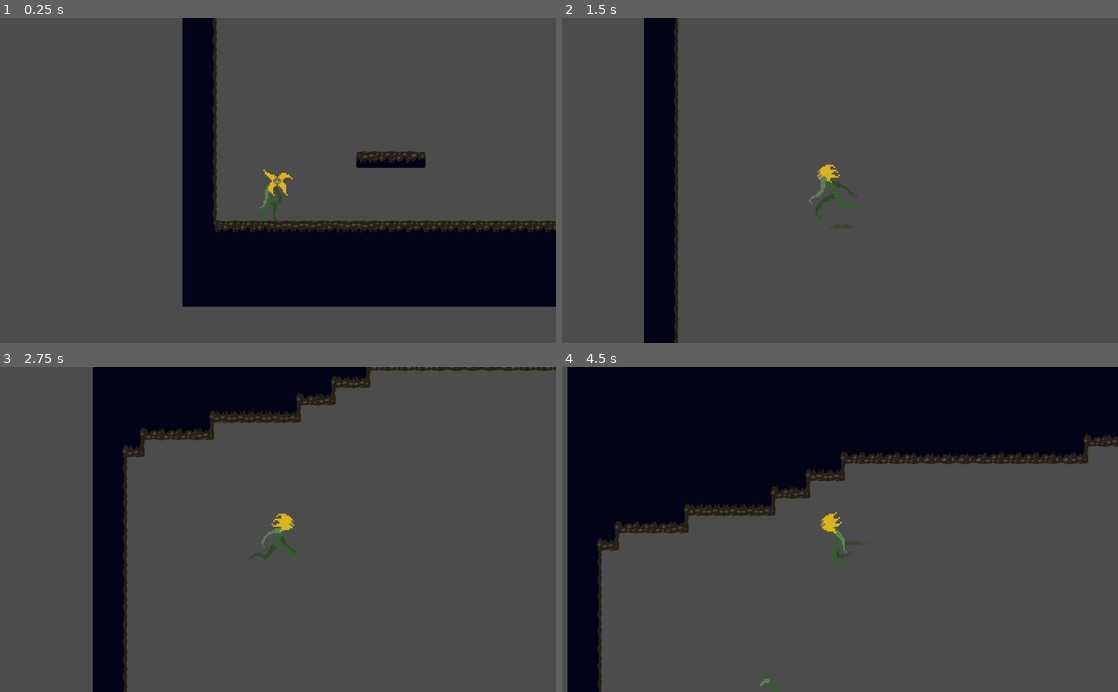
Above: before the commit, frames 1-4 (two rows, left to right).
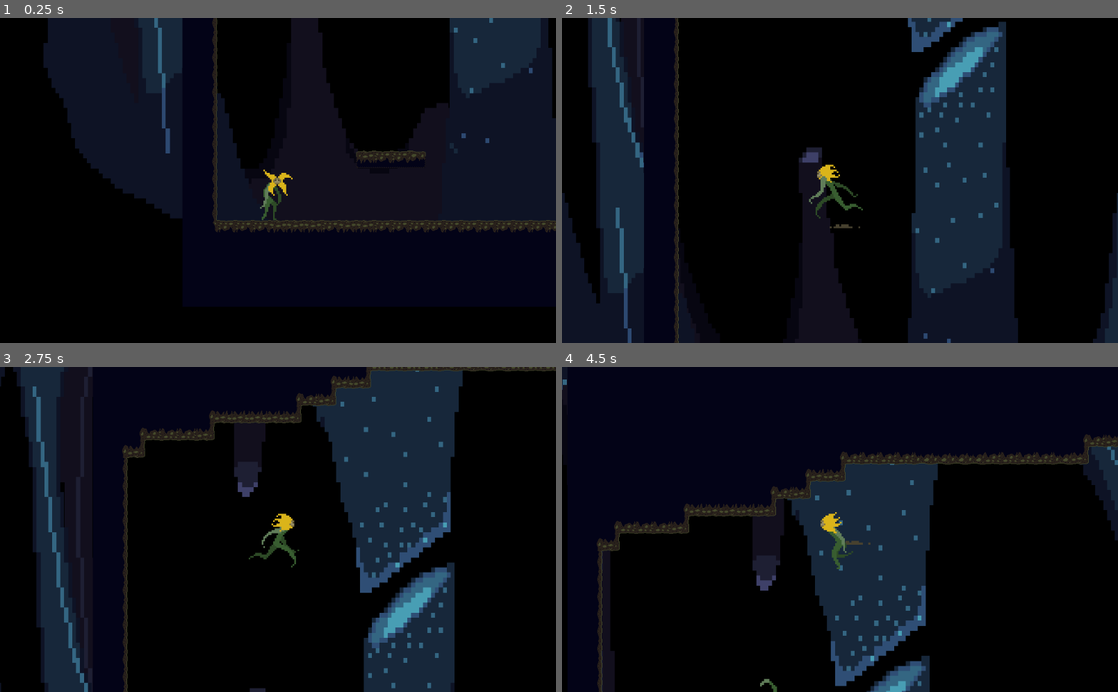
Above: after the commit, the same moments.

Repository: SpencerClark5/Bloom
Game: Godot game, scene res://Scenes/Game.tscn
Two runs of this game, one before a commit and one after it. Both use one fixed random seed, a clock stepped at 60 frames per second and the inputs below.
Inputs:
- Up to frame 1 (0.25 s): no input
- Up to frame 2 (1.5 s): tap Enter at 0.5 s; hold D (Right) 0.53-1.28 s; tap Space (Jump) at 0.6, 0.77, 1.07 s; hold A (Left) from 1.28 s (still down); tap P (Plant) at 1.35 s
- Up to frame 3 (2.75 s): tap Space (Jump) at 1.52, 1.55, 1.82, 2.1 s; release A (Left) at 2.03 s; hold D (Right) from 2.03 s (still down)
- Up to frame 4 (4.5 s): tap P (Plant) at 2.85, 4.35 s; tap Space (Jump) at 3.02, 3.05, 3.32, 3.6, 3.77, 4.07 s; release D (Right) at 3.53 s; hold A (Left) from 3.53 s (still down)

The runs differ from the first frame. In frame 1, 77% of the frame differs, in the area x 0-100%, y 0-100%; in frame 2, 93%; in frame 3, 86%; in frame 4, 59%.

Commit message:
Added parallaxing and fixed some issues with idle

Diff:
--- a/BloomGame/Scenes/Game.tscn
+++ b/BloomGame/Scenes/Game.tscn
@@ -1,9 +1,13 @@
-[gd_scene load_steps=5 format=2]
+[gd_scene load_steps=9 format=2]
 
 [ext_resource path="res://Scripts/GameScript.gd" type="Script" id=1]
 [ext_resource path="res://Art/bloom_background_1 (1).png" type="Texture" id=2]
 [ext_resource path="res://Scenes/Floor_Dirt.tres" type="TileSet" id=3]
 [ext_resource path="res://Scenes/Flora.tscn" type="PackedScene" id=4]
+[ext_resource path="res://Art/Level Art/bloom_bg_layer_1.png" type="Texture" id=5]
+[ext_resource path="res://Art/Level Art/bloom_bg_layer_3.png" type="Texture" id=6]
+[ext_resource path="res://Art/Level Art/bloom_bg_layer_4.png" type="Texture" id=7]
+[ext_resource path="res://Art/Level Art/bloom_bg_layer_2.png" type="Texture" id=8]
 
 [node name="Game" type="Node2D"]
 script = ExtResource( 1 )
@@ -11,16 +15,38 @@
 [node name="ParallaxBackground" type="ParallaxBackground" parent="."]
 
 [node name="ParallaxLayer" type="ParallaxLayer" parent="ParallaxBackground"]
+motion_scale = Vector2( 0, 1 )
+motion_mirroring = Vector2( 1800, 0 )
 
 [node name="Sprite" type="Sprite" parent="ParallaxBackground/ParallaxLayer"]
+position = Vector2( 73, -463 )
+scale = Vector2( 7.264, 10.631 )
+texture = ExtResource( 7 )
 
 [node name="ParallaxLayer2" type="ParallaxLayer" parent="ParallaxBackground"]
+motion_scale = Vector2( 0.5, 1 )
+motion_mirroring = Vector2( 1800, 0 )
 
 [node name="Sprite" type="Sprite" parent="ParallaxBackground/ParallaxLayer2"]
+position = Vector2( -37, -519 )
+scale = Vector2( 7.264, 9.27273 )
+texture = ExtResource( 8 )
+
+[node name="ParallaxLayer4" type="ParallaxLayer" parent="ParallaxBackground"]
+motion_mirroring = Vector2( 1800, 0 )
+
+[node name="Sprite" type="Sprite" parent="ParallaxBackground/ParallaxLayer4"]
+position = Vector2( -37, -519 )
+scale = Vector2( 7.264, 9.27273 )
+texture = ExtResource( 6 )
 
 [node name="ParallaxLayer3" type="ParallaxLayer" parent="ParallaxBackground"]
+motion_mirroring = Vector2( 1800, 0 )
 
 [node name="Sprite" type="Sprite" parent="ParallaxBackground/ParallaxLayer3"]
+position = Vector2( -37, -519 )
+scale = Vector2( 7.264, 9.27273 )
+texture = ExtResource( 5 )
 
 [node name="Background" type="Sprite" parent="."]
 visible = false
--- a/BloomGame/Scenes/Movement.gd
+++ b/BloomGame/Scenes/Movement.gd
@@ -30,6 +30,8 @@
 		_animated_sprite_Jump.visible = false
 
 		_animated_sprite_Idle.stop()
+		_animated_sprite_Idle.frame = 0
+		time_elapsed = 0
 
 		_animated_sprite_Body.play("TorsoRunAnim")
 		_animated_sprite_Body.flip_h = false
@@ -57,7 +59,10 @@
 		_animated_sprite_RightArm.visible = true
 		_animated_sprite_RightLeg.visible = true
 		_animated_sprite_Jump.visible = false
+
 		_animated_sprite_Idle.stop()
+		_animated_sprite_Idle.frame = 0
+		time_elapsed = 0
 
 		_animated_sprite_Body.play("TorsoRunAnim")
 		_animated_sprite_Body.flip_h = true
@@ -83,11 +88,14 @@
 		_animated_sprite_RightArm.visible = false
 		_animated_sprite_RightLeg.visible = false
 
+		_animated_sprite_Idle.stop()
+		_animated_sprite_Idle.frame = 0
+		time_elapsed = 0
+
 		_animated_sprite_Jump.visible = true
 		_animated_sprite_Jump.play("NewJump")
 #		velocity.y = JUMP
 	else:
-#		while(time_elapsed != 5.0):
 			_animated_sprite_Idle.visible = true
 			_animated_sprite_Body.visible = false
 			_animated_sprite_LeftArm.visible = false
Binary file added: BloomGame/Art/Level Art/bloom_bg_layer_1.png
Not shown, added: BloomGame/Art/Level Art/bloom_bg_layer_1.png.import
Binary file added: BloomGame/Art/Level Art/bloom_bg_layer_2.png
Not shown, added: BloomGame/Art/Level Art/bloom_bg_layer_2.png.import
Binary file added: BloomGame/Art/Level Art/bloom_bg_layer_3.png
Not shown, added: BloomGame/Art/Level Art/bloom_bg_layer_3.png.import
Binary file added: BloomGame/Art/Level Art/bloom_bg_layer_4.png
Not shown, added: BloomGame/Art/Level Art/bloom_bg_layer_4.png.import
